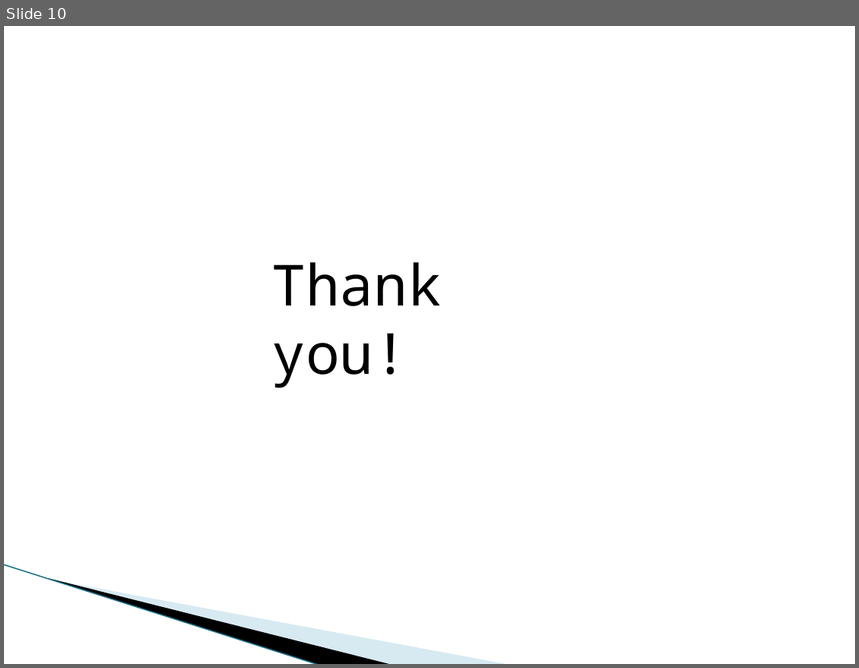
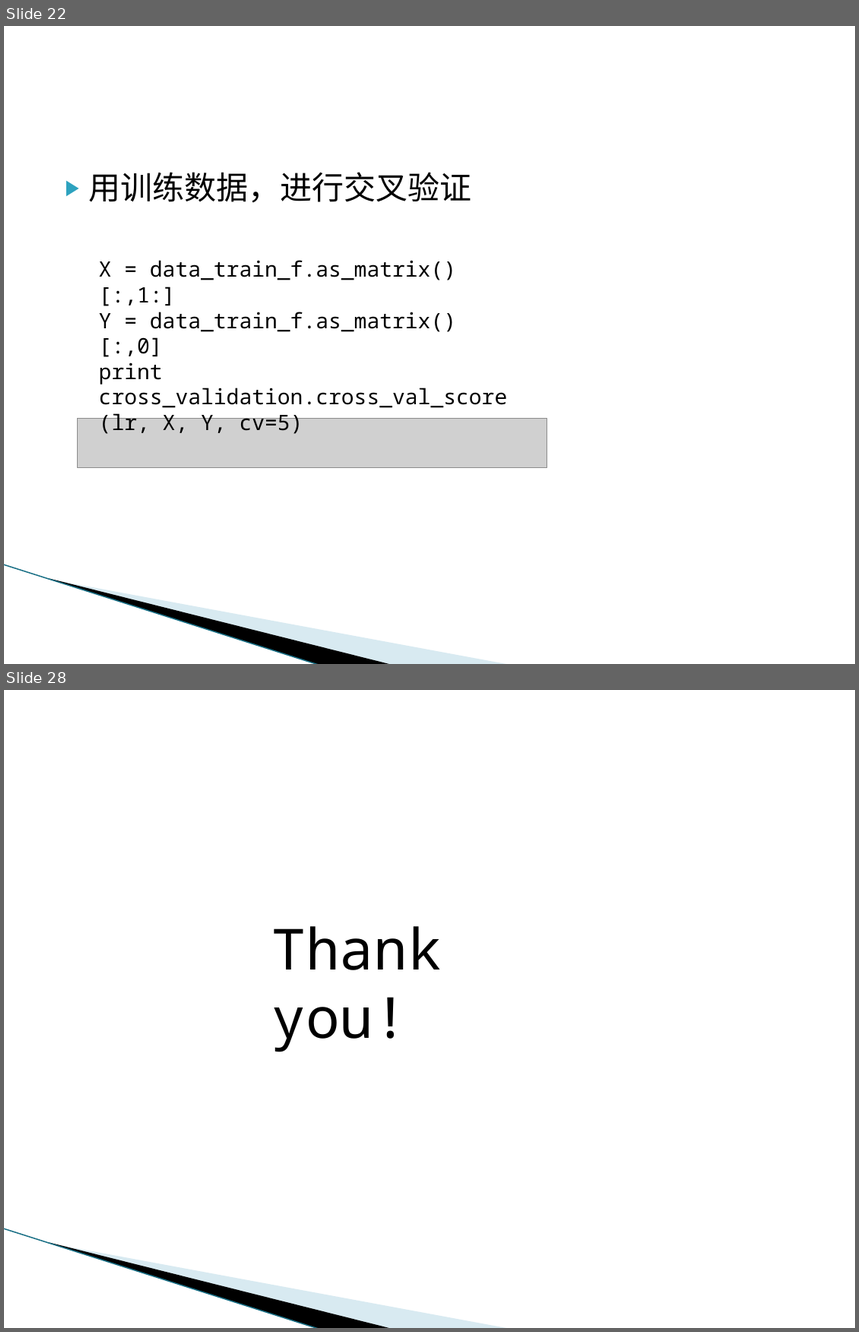
Before and after one commit to evangelist64/ml_test, a slide deck: kaggle/kaggle实战案例分享.pptx. Shown one above the other, each under a label of ours: slide 10 before the commit, slides 22 and 28 after it; the slides between them are not shown. The pictures are 859x668 and 859x1332 pixels, drawn with LibreOffice and Linux fonts; fonts in the diff are those of the drawing; grey boxes stand for pictures; background and template pictures are left out. Boxes give left, top, right and bottom in pixels: in the first picture for what was removed or moved away, otherwise in the second. Text is boxed around its words. In the diff, an @@ line names an element or a change of style, - is before the commit and + after.

```diff
--- a/kaggle/kaggle实战案例分享.pptx
+++ b/kaggle/kaggle实战案例分享.pptx
@@ slide 22 added at (4,26,855,664), background #FFFFFF; not listed: 3 template elements that a slide beside it also shows @@
@@ text added at (89,172,472,203), 27 pt, text #000000 @@
+▶ 用训练数据，进行交叉验证
@@ text added at (99,260,508,434), 18 pt, text #000000 @@
+X = data_train_f.as_matrix()[:,1:]
+Y = data_train_f.as_matrix()[:,0]
+print cross_validation.cross_val_score(lr, X, Y, cv=5)
@@ picture added at (77,418,547,468) @@
@@ what was slide 10 is now slide 28 @@
```
Also in this commit, not shown: 1 slide changed, 18 other slides added, 1 slide removed, 1 other file.
